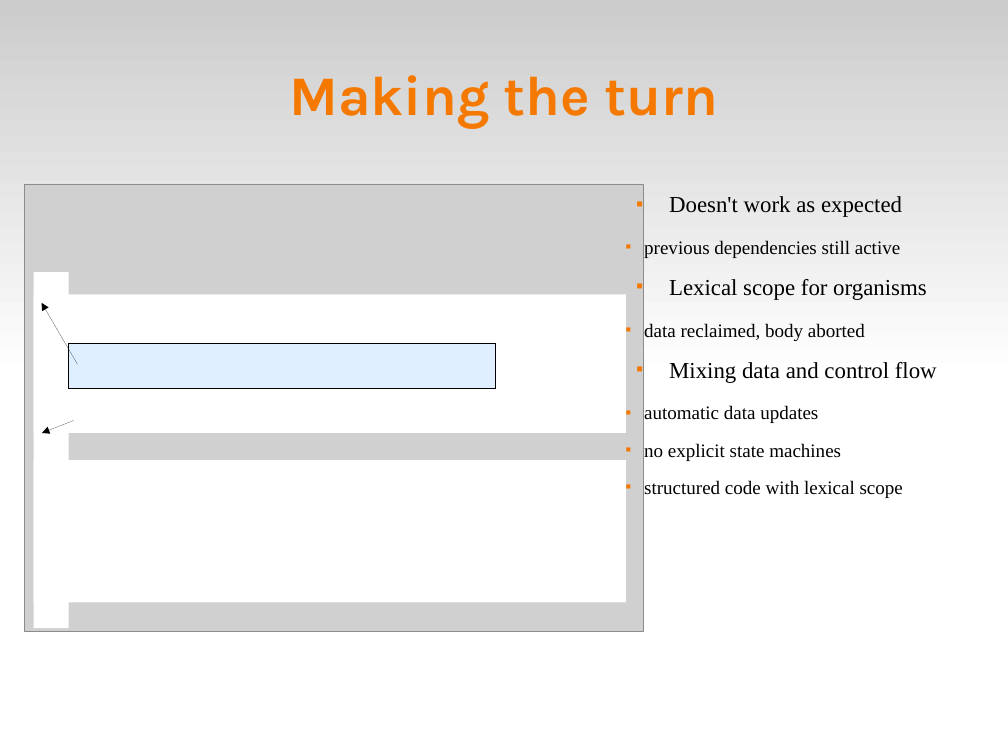
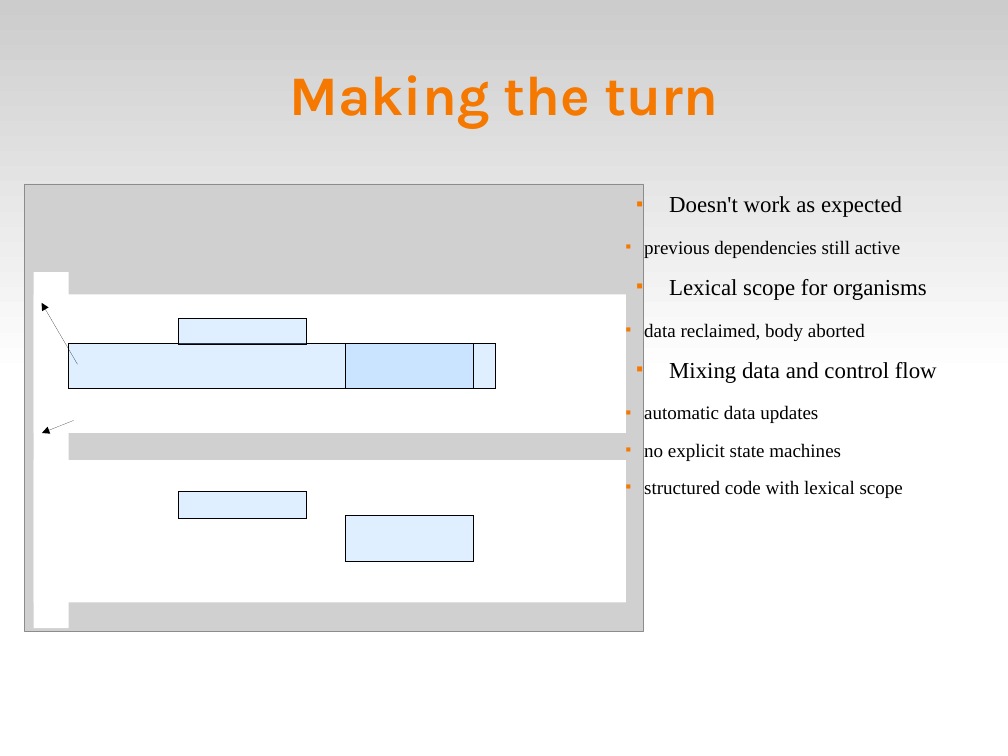
Before and after one commit to fsantanna-no/ceu-docs, a slide deck: slide 6 of ceu_curryon.odp. Drawn at 1008x756 pixels with LibreOffice and Linux fonts; fonts in the diff are those of the drawing; grey boxes stand for pictures. Boxes give left, top, right and bottom in pixels: in the first picture for what was removed or moved away, otherwise in the second. Text is boxed around its words. In the diff, an @@ line names an element or a change of style, - is before the commit and + after.

```diff
--- a/ceu_curryon.odp
+++ b/ceu_curryon.odp
@@ rectangle added at [178,318,306,345], fill #99CCFF at 30% opacity, outline #000000 0 pt @@
@@ rectangle added at [346,343,474,389], fill #99CCFF at 30% opacity, outline #000000 0 pt @@
@@ rectangle added at [178,492,306,519], fill #99CCFF at 30% opacity, outline #000000 0 pt @@
@@ rectangle added at [346,516,474,562], fill #99CCFF at 30% opacity, outline #000000 0 pt @@
```
Also in this commit, not shown: 1 other slide changed, 1 slide added, 1 slide removed, 2 other files.
